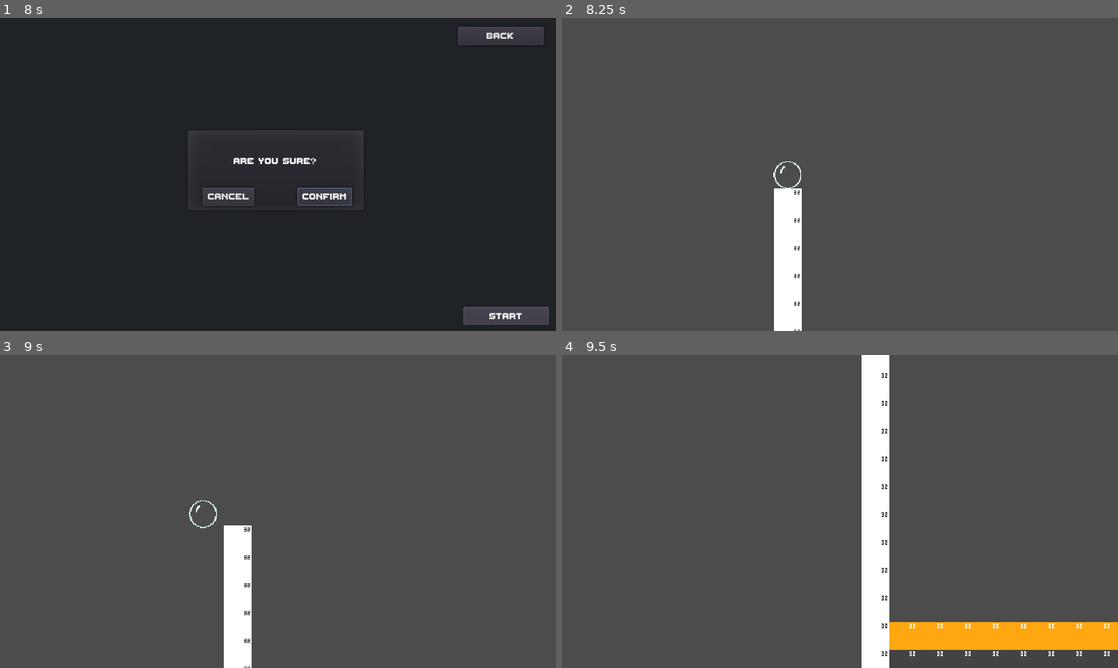
Above: before the commit, frames 1-4 (two rows, left to right).
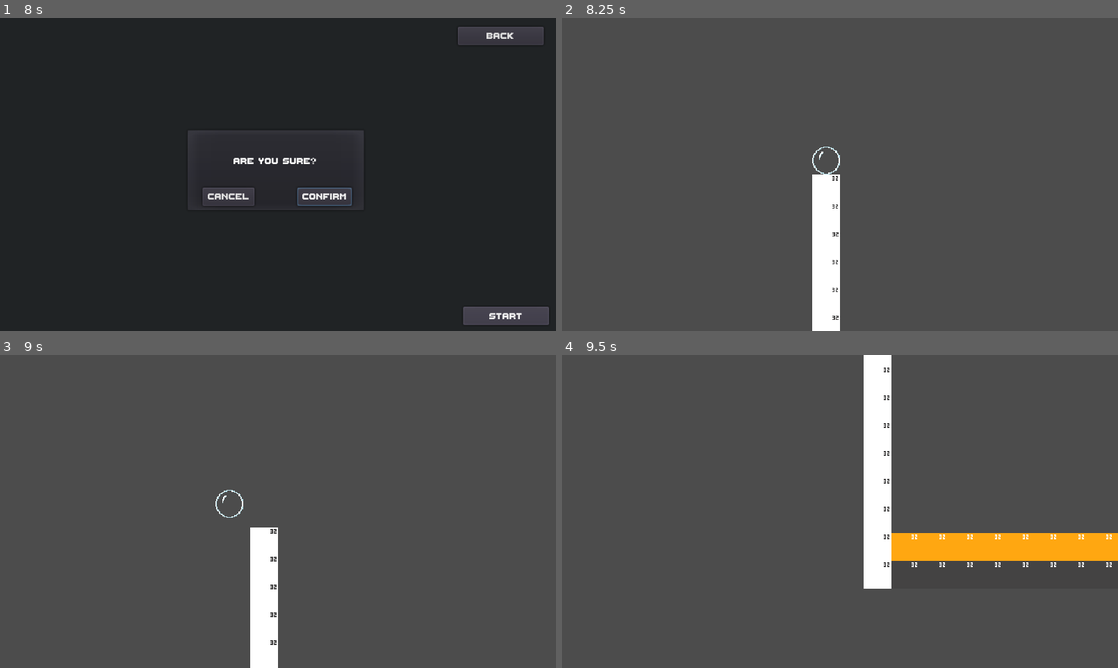
Above: after the commit, the same moments.

Repository: Jonahbui/foxtrot
Game: Godot game, scene res://Scenes/SplashScreen/splash_screen.tscn
Same seed, same stepped clock (60 frames per second), same inputs: the game is played once before the commit and once after it.
Inputs:
- Up to frame 1 (8 s): tap Enter at 0.5, 2, 3.5 s; hold D (move_right) 0.53-2.03 s; tap W (jump) at 0.77, 1.52, 3.02, 3.77 s; tap Space at 1.25, 2.75 s; hold A (move_left) 2.03-2.78 s; hold D (move_right) 2.78-4.25 s; tap I (ui_inventory, bound only after the commit) at 4.15 s; click "New Game" at 4.25 s; click "New Game" at 5 s; click "Hardcore" at 5.75 s; click "Start" at 6.5 s; click "Start" at 7.25 s
- Up to frame 2 (8.25 s): click "Confirm" at 8 s
- Up to frame 3 (9 s): tap Space at 8.75 s; hold A (move_left) from 8.78 s (still down)
- Up to frame 4 (9.5 s): keep holding A (move_left); tap W (jump) at 9.02 s

Frame 1 is identical in both runs. In frame 2, 4.8% of the frame differs, in the area x 38-50%, y 41-100%; in frame 3, 4.3%; in frame 4, 9.4%, in the area x 53-100%, y 0-100%.

Commit message:
Added inventory UI

Diff:
--- a/foxtrot/Instances/Player.tscn
+++ /dev/null
@@ -1,24 +0,0 @@
-[gd_scene load_steps=4 format=2]
-
-[ext_resource path="res://Textures/Gameplay/bubble.png" type="Texture" id=1]
-[ext_resource path="res://Instances/player.gd" type="Script" id=2]
-
-[sub_resource type="RectangleShape2D" id=1]
-extents = Vector2( 15.6913, 15.7345 )
-
-[node name="Player" type="KinematicBody2D"]
-collision_mask = 2
-script = ExtResource( 2 )
-
-[node name="Sprite" type="Sprite" parent="."]
-texture = ExtResource( 1 )
-
-[node name="CollisionShape2D" type="CollisionShape2D" parent="."]
-position = Vector2( -0.00791568, 0.10181 )
-shape = SubResource( 1 )
-
-[node name="Camera2D" type="Camera2D" parent="."]
-current = true
-drag_margin_h_enabled = true
-drag_margin_v_enabled = true
-smoothing_enabled = true
--- /dev/null
+++ b/foxtrot/Instances/Player/Player.tscn
@@ -0,0 +1,614 @@
+[gd_scene load_steps=5 format=2]
+
+[ext_resource path="res://Textures/Gameplay/bubble.png" type="Texture" id=1]
+[ext_resource path="res://Instances/Player/player.gd" type="Script" id=2]
+
+[sub_resource type="RectangleShape2D" id=1]
+extents = Vector2( 16, 16 )
+
+[sub_resource type="ViewportTexture" id=2]
+viewport_path = NodePath("ViewportContainer/Viewport")
+
+[node name="Player" type="KinematicBody2D"]
+collision_mask = 2
+script = ExtResource( 2 )
+
+[node name="Sprite" type="Sprite" parent="."]
+texture = ExtResource( 1 )
+
+[node name="CollisionShape2D" type="CollisionShape2D" parent="."]
+shape = SubResource( 1 )
+
+[node name="Camera2D" type="Camera2D" parent="."]
+current = true
+drag_margin_h_enabled = true
+drag_margin_v_enabled = true
+smoothing_enabled = true
+
+[node name="UI" type="CanvasLayer" parent="."]
+
+[node name="Inventory" type="Control" parent="UI"]
+visible = false
+anchor_right = 1.0
+anchor_bottom = 1.0
+__meta__ = {
+"_edit_use_anchors_": false
+}
+
+[node name="Panels" type="Control" parent="UI/Inventory"]
+anchor_right = 1.0
+anchor_bottom = 1.0
+__meta__ = {
+"_edit_use_anchors_": false
+}
+
+[node name="RaycastCatch" type="Panel" parent="UI/Inventory/Panels"]
+modulate = Color( 1, 1, 1, 0 )
+margin_right = 640.0
+margin_bottom = 360.0
+__meta__ = {
+"_edit_lock_": true,
+"_edit_use_anchors_": false
+}
+
+[node name="PlayerProfilePanel" type="Panel" parent="UI/Inventory/Panels"]
+anchor_right = 1.0
+anchor_bottom = 1.0
+margin_left = 40.0
+margin_top = 40.0
+margin_right = -416.0
+margin_bottom = -40.0
+__meta__ = {
+"_edit_lock_": true,
+"_edit_use_anchors_": false
+}
+
+[node name="InventoryPanel" type="Panel" parent="UI/Inventory/Panels"]
+anchor_right = 1.0
+anchor_bottom = 1.0
+margin_left = 264.0
+margin_top = 40.0
+margin_right = -40.0
+margin_bottom = -40.0
+__meta__ = {
+"_edit_lock_": true,
+"_edit_use_anchors_": false
+}
+
+[node name="HotBar" type="HBoxContainer" parent="UI/Inventory"]
+anchor_left = 0.425
+anchor_top = 0.133
+anchor_right = 0.925
+anchor_bottom = 0.222
+margin_top = 0.119999
+margin_bottom = 0.0799942
+custom_constants/separation = 0
+__meta__ = {
+"_edit_use_anchors_": false
+}
+
+[node name="HotBarSlot" type="TextureRect" parent="UI/Inventory/HotBar"]
+margin_right = 32.0
+margin_bottom = 32.0
+texture = ExtResource( 1 )
+__meta__ = {
+"_edit_use_anchors_": false
+}
+
+[node name="HotBarSlot2" type="TextureRect" parent="UI/Inventory/HotBar"]
+margin_left = 32.0
+margin_right = 64.0
+margin_bottom = 32.0
+texture = ExtResource( 1 )
+__meta__ = {
+"_edit_use_anchors_": false
+}
+
+[node name="HotBarSlot3" type="TextureRect" parent="UI/Inventory/HotBar"]
+margin_left = 64.0
+margin_right = 96.0
+margin_bottom = 32.0
+texture = ExtResource( 1 )
+__meta__ = {
+"_edit_use_anchors_": false
+}
+
+[node name="HotBarSlot4" type="TextureRect" parent="UI/Inventory/HotBar"]
+margin_left = 96.0
+margin_right = 128.0
+margin_bottom = 32.0
+texture = ExtResource( 1 )
+__meta__ = {
+"_edit_use_anchors_": false
+}
+
+[node name="HotBarSlot5" type="TextureRect" parent="UI/Inventory/HotBar"]
+margin_left = 128.0
+margin_right = 160.0
+margin_bottom = 32.0
+texture = ExtResource( 1 )
+__meta__ = {
+"_edit_use_anchors_": false
+}
+
+[node name="HotBarSlot6" type="TextureRect" parent="UI/Inventory/HotBar"]
+margin_left = 160.0
+margin_right = 192.0
+margin_bottom = 32.0
+texture = ExtResource( 1 )
+__meta__ = {
+"_edit_use_anchors_": false
+}
+
+[node name="HotBarSlot7" type="TextureRect" parent="UI/Inventory/HotBar"]
+margin_left = 192.0
+margin_right = 224.0
+margin_bottom = 32.0
+texture = ExtResource( 1 )
+__meta__ = {
+"_edit_use_anchors_": false
+}
+
+[node name="HotBarSlot8" type="TextureRect" parent="UI/Inventory/HotBar"]
+margin_left = 224.0
+margin_right = 256.0
+margin_bottom = 32.0
+texture = ExtResource( 1 )
+__meta__ = {
+"_edit_use_anchors_": false
+}
+
+[node name="HotBarSlot9" type="TextureRect" parent="UI/Inventory/HotBar"]
+margin_left = 256.0
+margin_right = 288.0
+margin_bottom = 32.0
+texture = ExtResource( 1 )
+__meta__ = {
+"_edit_use_anchors_": false
+}
+
+[node name="HotBarSlot10" type="TextureRect" parent="UI/Inventory/HotBar"]
+margin_left = 288.0
+margin_right = 320.0
+margin_bottom = 32.0
+texture = ExtResource( 1 )
+__meta__ = {
+"_edit_use_anchors_": false
+}
+
+[node name="ScrollContainer" type="ScrollContainer" parent="UI/Inventory"]
+anchor_left = 0.425
+anchor_top = 0.267
+anchor_right = 0.925
+anchor_bottom = 0.867
+margin_top = -0.12001
+margin_right = -6.10352e-05
+margin_bottom = -0.120026
+scroll_horizontal_enabled = false
+__meta__ = {
+"_edit_use_anchors_": false
+}
+
+[node name="GridContainer" type="GridContainer" parent="UI/Inventory/ScrollContainer"]
+margin_right = 320.0
+margin_bottom = 140.0
+custom_constants/hseparation = 0
+columns = 10
+
+[node name="Slot" type="TextureRect" parent="UI/Inventory/ScrollContainer/GridContainer"]
+margin_right = 32.0
+margin_bottom = 32.0
+texture = ExtResource( 1 )
+__meta__ = {
+"_edit_use_anchors_": false
+}
+
+[node name="Slot2" type="TextureRect" parent="UI/Inventory/ScrollContainer/GridContainer"]
+margin_left = 32.0
+margin_right = 64.0
+margin_bottom = 32.0
+texture = ExtResource( 1 )
+__meta__ = {
+"_edit_use_anchors_": false
+}
+
+[node name="Slot3" type="TextureRect" parent="UI/Inventory/ScrollContainer/GridContainer"]
+margin_left = 64.0
+margin_right = 96.0
+margin_bottom = 32.0
+texture = ExtResource( 1 )
+__meta__ = {
+"_edit_use_anchors_": false
+}
+
+[node name="Slot4" type="TextureRect" parent="UI/Inventory/ScrollContainer/GridContainer"]
+margin_left = 96.0
+margin_right = 128.0
+margin_bottom = 32.0
+texture = ExtResource( 1 )
+__meta__ = {
+"_edit_use_anchors_": false
+}
+
+[node name="Slot5" type="TextureRect" parent="UI/Inventory/ScrollContainer/GridContainer"]
+margin_left = 128.0
+margin_right = 160.0
+margin_bottom = 32.0
+texture = ExtResource( 1 )
+__meta__ = {
+"_edit_use_anchors_": false
+}
+
+[node name="Slot6" type="TextureRect" parent="UI/Inventory/ScrollContainer/GridContainer"]
+margin_left = 160.0
+margin_right = 192.0
+margin_bottom = 32.0
+texture = ExtResource( 1 )
+__meta__ = {
+"_edit_use_anchors_": false
+}
+
+[node name="Slot7" type="TextureRect" parent="UI/Inventory/ScrollContainer/GridContainer"]
+margin_left = 192.0
+margin_right = 224.0
+margin_bottom = 32.0
+texture = ExtResource( 1 )
+__meta__ = {
+"_edit_use_anchors_": false
+}
+
+[node name="Slot8" type="TextureRect" parent="UI/Inventory/ScrollContainer/GridContainer"]
+margin_left = 224.0
+margin_right = 256.0
+margin_bottom = 32.0
+texture = ExtResource( 1 )
+__meta__ = {
+"_edit_use_anchors_": false
+}
+
+[node name="Slot9" type="TextureRect" parent="UI/Inventory/ScrollContainer/GridContainer"]
+margin_left = 256.0
+margin_right = 288.0
+margin_bottom = 32.0
+texture = ExtResource( 1 )
+__meta__ = {
+"_edit_use_anchors_": false
+}
+
+[node name="Slot10" type="TextureRect" parent="UI/Inventory/ScrollContainer/GridContainer"]
+margin_left = 288.0
+margin_right = 320.0
+margin_bottom = 32.0
+texture = ExtResource( 1 )
+__meta__ = {
+"_edit_use_anchors_": false
+}
+
+[node name="Slot11" type="TextureRect" parent="UI/Inventory/ScrollContainer/GridContainer"]
+margin_top = 36.0
+margin_right = 32.0
+margin_bottom = 68.0
+texture = ExtResource( 1 )
+__meta__ = {
+"_edit_use_anchors_": false
+}
+
+[node name="Slot12" type="TextureRect" parent="UI/Inventory/ScrollContainer/GridContainer"]
+margin_left = 32.0
+margin_top = 36.0
+margin_right = 64.0
+margin_bottom = 68.0
+texture = ExtResource( 1 )
+__meta__ = {
+"_edit_use_anchors_": false
+}
+
+[node name="Slot13" type="TextureRect" parent="UI/Inventory/ScrollContainer/GridContainer"]
+margin_left = 64.0
+margin_top = 36.0
+margin_right = 96.0
+margin_bottom = 68.0
+texture = ExtResource( 1 )
+__meta__ = {
+"_edit_use_anchors_": false
+}
+
+[node name="Slot14" type="TextureRect" parent="UI/Inventory/ScrollContainer/GridContainer"]
+margin_left = 96.0
+margin_top = 36.0
+margin_right = 128.0
+margin_bottom = 68.0
+texture = ExtResource( 1 )
+__meta__ = {
+"_edit_use_anchors_": false
+}
+
+[node name="Slot15" type="TextureRect" parent="UI/Inventory/ScrollContainer/GridContainer"]
+margin_left = 128.0
+margin_top = 36.0
+margin_right = 160.0
+margin_bottom = 68.0
+texture = ExtResource( 1 )
+__meta__ = {
+"_edit_use_anchors_": false
+}
+
+[node name="Slot16" type="TextureRect" parent="UI/Inventory/ScrollContainer/GridContainer"]
+margin_left = 160.0
+margin_top = 36.0
+margin_right = 192.0
+margin_bottom = 68.0
+texture = ExtResource( 1 )
+__meta__ = {
+"_edit_use_anchors_": false
+}
+
+[node name="Slot17" type="TextureRect" parent="UI/Inventory/ScrollContainer/GridContainer"]
+margin_left = 192.0
+margin_top = 36.0
+margin_right = 224.0
+margin_bottom = 68.0
+texture = ExtResource( 1 )
+__meta__ = {
+"_edit_use_anchors_": false
+}
+
+[node name="Slot18" type="TextureRect" parent="UI/Inventory/ScrollContainer/GridContainer"]
+margin_left = 224.0
+margin_top = 36.0
+margin_right = 256.0
+margin_bottom = 68.0
+texture = ExtResource( 1 )
+__meta__ = {
+"_edit_use_anchors_": false
+}
+
+[node name="Slot19" type="TextureRect" parent="UI/Inventory/ScrollContainer/GridContainer"]
+margin_left = 256.0
+margin_top = 36.0
+margin_right = 288.0
+margin_bottom = 68.0
+texture = ExtResource( 1 )
+__meta__ = {
+"_edit_use_anchors_": false
+}
+
+[node name="Slot20" type="TextureRect" parent="UI/Inventory/ScrollContainer/GridContainer"]
+margin_left = 288.0
+margin_top = 36.0
+margin_right = 320.0
+margin_bottom = 68.0
+texture = ExtResource( 1 )
+__meta__ = {
+"_edit_use_anchors_": false
+}
+
+[node name="Slot21" type="TextureRect" parent="UI/Inventory/ScrollContainer/GridContainer"]
+margin_top = 72.0
+margin_right = 32.0
+margin_bottom = 104.0
+texture = ExtResource( 1 )
+__meta__ = {
+"_edit_use_anchors_": false
+}
+
+[node name="Slot22" type="TextureRect" parent="UI/Inventory/ScrollContainer/GridContainer"]
+margin_left = 32.0
+margin_top = 72.0
+margin_right = 64.0
+margin_bottom = 104.0
+texture = ExtResource( 1 )
+__meta__ = {
+"_edit_use_anchors_": false
+}
+
+[node name="Slot23" type="TextureRect" parent="UI/Inventory/ScrollContainer/GridContainer"]
+margin_left = 64.0
+margin_top = 72.0
+margin_right = 96.0
+margin_bottom = 104.0
+texture = ExtResource( 1 )
+__meta__ = {
+"_edit_use_anchors_": false
+}
+
+[node name="Slot24" type="TextureRect" parent="UI/Inventory/ScrollContainer/GridContainer"]
+margin_left = 96.0
+margin_top = 72.0
+margin_right = 128.0
+margin_bottom = 104.0
+texture = ExtResource( 1 )
+__meta__ = {
+"_edit_use_anchors_": false
+}
+
+[node name="Slot25" type="TextureRect" parent="UI/Inventory/ScrollContainer/GridContainer"]
+margin_left = 128.0
+margin_top = 72.0
+margin_right = 160.0
+margin_bottom = 104.0
+texture = ExtResource( 1 )
+__meta__ = {
+"_edit_use_anchors_": false
+}
+
+[node name="Slot26" type="TextureRect" parent="UI/Inventory/ScrollContainer/GridContainer"]
+margin_left = 160.0
+margin_top = 72.0
+margin_right = 192.0
+margin_bottom = 104.0
+texture = ExtResource( 1 )
+__meta__ = {
+"_edit_use_anchors_": false
+}
+
+[node name="Slot27" type="TextureRect" parent="UI/Inventory/ScrollContainer/GridContainer"]
+margin_left = 192.0
+margin_top = 72.0
+margin_right = 224.0
+margin_bottom = 104.0
+texture = ExtResource( 1 )
+__meta__ = {
+"_edit_use_anchors_": false
+}
+
+[node name="Slot28" type="TextureRect" parent="UI/Inventory/ScrollContainer/GridContainer"]
+margin_left = 224.0
+margin_top = 72.0
+margin_right = 256.0
+margin_bottom = 104.0
+texture = ExtResource( 1 )
+__meta__ = {
+"_edit_use_anchors_": false
+}
+
+[node name="Slot29" type="TextureRect" parent="UI/Inventory/ScrollContainer/GridContainer"]
+margin_left = 256.0
+margin_top = 72.0
+margin_right = 288.0
+margin_bottom = 104.0
+texture = ExtResource( 1 )
+__meta__ = {
+"_edit_use_anchors_": false
+}
+
+[node name="Slot30" type="TextureRect" parent="UI/Inventory/ScrollContainer/GridContainer"]
+margin_left = 288.0
+margin_top = 72.0
+margin_right = 320.0
+margin_bottom = 104.0
+texture = ExtResource( 1 )
+__meta__ = {
+"_edit_use_anchors_": false
+}
+
+[node name="Slot31" type="TextureRect" parent="UI/Inventory/ScrollContainer/GridContainer"]
+margin_top = 108.0
+margin_right = 32.0
+margin_bottom = 140.0
+texture = ExtResource( 1 )
+__meta__ = {
+"_edit_use_anchors_": false
+}
+
+[node name="Slot32" type="TextureRect" parent="UI/Inventory/ScrollContainer/GridContainer"]
+margin_left = 32.0
+margin_top = 108.0
+margin_right = 64.0
+margin_bottom = 140.0
+texture = ExtResource( 1 )
+__meta__ = {
+"_edit_use_anchors_": false
+}
+
+[node name="Slot33" type="TextureRect" parent="UI/Inventory/ScrollContainer/GridContainer"]
+margin_left = 64.0
+margin_top = 108.0
+margin_right = 96.0
+margin_bottom = 140.0
+texture = ExtResource( 1 )
+__meta__ = {
+"_edit_use_anchors_": false
+}
+
+[node name="Slot34" type="TextureRect" parent="UI/Inventory/ScrollContainer/GridContainer"]
+margin_left = 96.0
+margin_top = 108.0
+margin_right = 128.0
+margin_bottom = 140.0
+texture = ExtResource( 1 )
+__meta__ = {
+"_edit_use_anchors_": false
+}
+
+[node name="Slot35" type="TextureRect" parent="UI/Inventory/ScrollContainer/GridContainer"]
+margin_left = 128.0
+margin_top = 108.0
+margin_right = 160.0
+margin_bottom = 140.0
+texture = ExtResource( 1 )
+__meta__ = {
+"_edit_use_anchors_": false
+}
+
+[node name="Slot36" type="TextureRect" parent="UI/Inventory/ScrollContainer/GridContainer"]
+margin_left = 160.0
+margin_top = 108.0
+margin_right = 192.0
+margin_bottom = 140.0
+texture = ExtResource( 1 )
+__meta__ = {
+"_edit_use_anchors_": false
+}
+
+[node name="Slot37" type="TextureRect" parent="UI/Inventory/ScrollContainer/GridContainer"]
+margin_left = 192.0
+margin_top = 108.0
+margin_right = 224.0
+margin_bottom = 140.0
+texture = ExtResource( 1 )
+__meta__ = {
+"_edit_use_anchors_": false
+}
+
+[node name="Slot38" type="TextureRect" parent="UI/Inventory/ScrollContainer/GridContainer"]
+margin_left = 224.0
+margin_top = 108.0
+margin_right = 256.0
+margin_bottom = 140.0
+texture = ExtResource( 1 )
+__meta__ = {
+"_edit_use_anchors_": false
+}
+
+[node name="Slot39" type="TextureRect" parent="UI/Inventory/ScrollContainer/GridContainer"]
+margin_left = 256.0
+margin_top = 108.0
+margin_right = 288.0
+margin_bottom = 140.0
+texture = ExtResource( 1 )
+__meta__ = {
+"_edit_use_anchors_": false
+}
+
+[node name="Slot40" type="TextureRect" parent="UI/Inventory/ScrollContainer/GridContainer"]
+margin_left = 288.0
+margin_top = 108.0
+margin_right = 320.0
+margin_bottom = 140.0
+texture = ExtResource( 1 )
+__meta__ = {
+"_edit_use_anchors_": false
+}
+
+[node name="TextureRect" type="TextureRect" parent="UI/Inventory"]
+anchor_left = 0.262
+anchor_top = 0.133
+anchor_right = 0.337
+anchor_bottom = 0.333
+margin_left = 0.319977
+margin_top = 0.119999
+margin_right = 0.319992
+margin_bottom = 0.119995
+texture = SubResource( 2 )
+__meta__ = {
+"_edit_use_anchors_": false
+}
+
+[node name="ViewportContainer" type="ViewportContainer" parent="UI/Inventory"]
+anchor_left = 0.262
+anchor_top = 0.133
+anchor_right = 0.337
+anchor_bottom = 0.333
+margin_left = 0.319977
+margin_top = 0.119999
+margin_right = 0.319992
+margin_bottom = 0.119995
+__meta__ = {
+"_edit_use_anchors_": false
+}
+
+[node name="Viewport" type="Viewport" parent="UI/Inventory/ViewportContainer"]
+size = Vector2( 48, 72 )
+handle_input_locally = false
+render_target_update_mode = 0
--- a/foxtrot/Instances/player.gd
+++ b/foxtrot/Instances/Player/player.gd
@@ -3,10 +3,11 @@
 extends KinematicBody2D
 
 # VARIABLES---------------------------------
-var health  = 100
-var money  = 0
+var health : int = 100
+var money  : int = 0
 var damageMultiplier = 1.0
 var inWater = false
+
 # "gravity" is an acceleration:  it's that many units
 #   per second per second.  It's positive because "down" on the
 #   screen is the POSITIVE Y axis direction.
@@ -21,12 +22,10 @@
 var velocity : = Vector2.ZERO
 # -------------------------------------------
 
-# Called when the node enters the scene tree for the first time.
-#func _ready() -> void:
-#  pass # Replace with function body.
+func _input(event):
+  if event.is_action_pressed("ui_inventory"):
+    $UI/Inventory.visible = !$UI/Inventory.visible
 
-
-# Called every frame. 'delta' is the elapsed time since the previous frame.
 func _physics_process(delta: float) -> void:
   # If the dev console is open then do not move.
   if Globals.isDevConsoleOpen :
--- a/foxtrot/Scenes/Gameplay/Base.tscn
+++ b/foxtrot/Scenes/Gameplay/Base.tscn
@@ -2,14 +2,24 @@
 
 [ext_resource path="res://Scenes/PauseMenu/PauseMenu.tscn" type="PackedScene" id=1]
 [ext_resource path="res://Scenes/Gameplay/base.gd" type="Script" id=2]
-[ext_resource path="res://Instances/Player.tscn" type="PackedScene" id=3]
+[ext_resource path="res://Instances/Player/Player.tscn" type="PackedScene" id=3]
 
 [sub_resource type="ButtonGroup" id=1]
 
 [node name="Base" type="Node2D"]
 script = ExtResource( 2 )
 
+[node name="Audio" type="Node" parent="."]
+
+[node name="MusicStream" type="AudioStreamPlayer" parent="Audio"]
+autoplay = true
+
+[node name="SFXStream" type="AudioStreamPlayer" parent="Audio"]
+
+[node name="Player" parent="." instance=ExtResource( 3 )]
+
 [node name="UI" type="CanvasLayer" parent="."]
+layer = 2
 
 [node name="DevConsole" type="Control" parent="UI"]
 visible = false
@@ -63,6 +73,7 @@
 }
 
 [node name="PauseMenu" parent="." instance=ExtResource( 1 )]
+layer = 3
 
 [node name="UI" parent="PauseMenu" index="0"]
 visible = false
@@ -70,18 +81,7 @@
 [node name="OptionButton" parent="PauseMenu/SettingsMenu/UI/GraphicsVbox/Quality" index="0"]
 group = SubResource( 1 )
 
-[node name="Audio" type="Node" parent="."]
-
-[node name="MusicStream" type="AudioStreamPlayer" parent="Audio"]
-autoplay = true
-
-[node name="SFXStream" type="AudioStreamPlayer" parent="Audio"]
-
-[node name="Player" parent="." instance=ExtResource( 3 )]
-position = Vector2( 44.0695, -16.2924 )
-
 [connection signal="text_entered" from="UI/DevConsole/CmdLine" to="." method="_on_CmdLine_text_entered"]
 
 [editable path="PauseMenu"]
 [editable path="PauseMenu/SettingsMenu"]
-[editable path="Player"]
--- a/foxtrot/Scenes/Gameplay/Test.tscn
+++ b/foxtrot/Scenes/Gameplay/Test.tscn
@@ -2,7 +2,7 @@
 
 [ext_resource path="res://Textures/Gameplay/dev_tiles.tres" type="TileSet" id=1]
 
-[node name="Level" type="Node2D"]
+[node name="Level2" type="Node2D"]
 
 [node name="World" type="Node2D" parent="."]
 
--- a/foxtrot/project.godot
+++ b/foxtrot/project.godot
@@ -38,6 +38,13 @@
 
 [input]
 
+ui_accept={
+"deadzone": 0.5,
+"events": [ Object(InputEventKey,"resource_local_to_scene":false,"resource_name":"","device":0,"alt":false,"shift":false,"control":false,"meta":false,"command":false,"pressed":false,"scancode":16777221,"unicode":0,"echo":false,"script":null)
+, Object(InputEventKey,"resource_local_to_scene":false,"resource_name":"","device":0,"alt":false,"shift":false,"control":false,"meta":false,"command":false,"pressed":false,"scancode":16777222,"unicode":0,"echo":false,"script":null)
+, Object(InputEventJoypadButton,"resource_local_to_scene":false,"resource_name":"","device":0,"button_index":0,"pressure":0.0,"pressed":false,"script":null)
+ ]
+}
 ui_dev={
 "deadzone": 0.5,
 "events": [ Object(InputEventKey,"resource_local_to_scene":false,"resource_name":"","device":0,"alt":false,"shift":false,"control":false,"meta":false,"command":false,"pressed":false,"scancode":96,"unicode":0,"echo":false,"script":null)
@@ -62,6 +69,12 @@
 "events": [ Object(InputEventKey,"resource_local_to_scene":false,"resource_name":"","device":0,"alt":false,"shift":false,"control":false,"meta":false,"command":false,"pressed":false,"scancode":87,"unicode":0,"echo":false,"script":null)
 , Object(InputEventKey,"resource_local_to_scene":false,"resource_name":"","device":0,"alt":false,"shift":false,"control":false,"meta":false,"command":false,"pressed":false,"scancode":16777232,"unicode":0,"echo":false,"script":null)
 , Object(InputEventJoypadButton,"resource_local_to_scene":false,"resource_name":"","device":0,"button_index":0,"pressure":0.0,"pressed":false,"script":null)
+, Object(InputEventKey,"resource_local_to_scene":false,"resource_name":"","device":0,"alt":false,"shift":false,"control":false,"meta":false,"command":false,"pressed":false,"scancode":32,"unicode":0,"echo":false,"script":null)
+ ]
+}
+ui_inventory={
+"deadzone": 0.5,
+"events": [ Object(InputEventKey,"resource_local_to_scene":false,"resource_name":"","device":0,"alt":false,"shift":false,"control":false,"meta":false,"command":false,"pressed":false,"scancode":73,"unicode":0,"echo":false,"script":null)
  ]
 }
 
